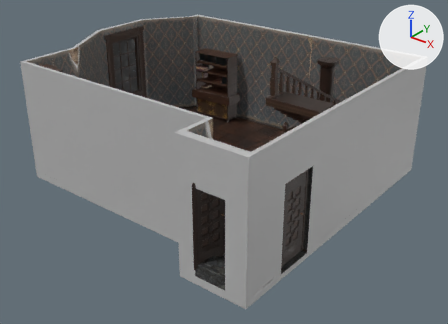
Two versions of the FBX model Assets/MayaAssets/Building/Office.fbx, one commit apart.
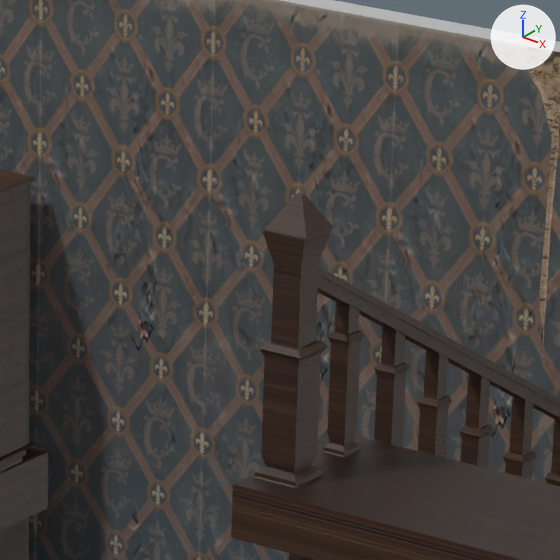
There are two pictures of each version: one whole from a 50 mm lens placed at (0.899, -0.777, 0.62), pointed at (0.184, 0.117, 0.066), one close up on the part from 52% to 70% of the width and 9% to 33% of the height. Arrows for +X, +Y and +Z are at upper right; the lights stay in place. Where no turn or scale is listed for an object, it has been applied to the vertices.

Names of what the first close-up shows: 'Office_stairs:Office:pCube19', 'Office_stairs:Office:pCube20', 'Office_stairs:Office:pCube21', 'Office_stairs:Office:pCube22', 'Office_stairs:Office:pCube23', 'Office_stairs:Office:pCube24', 'Office_stairs:Office:pCube25', 'desk_blade1', 'middle_drawer_2', 'stairs', 'walls'.
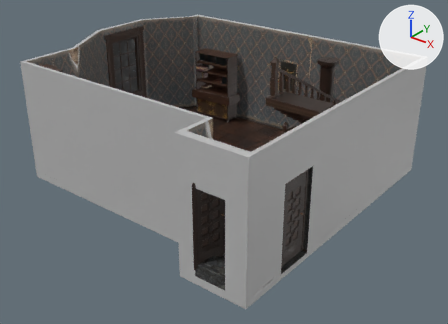
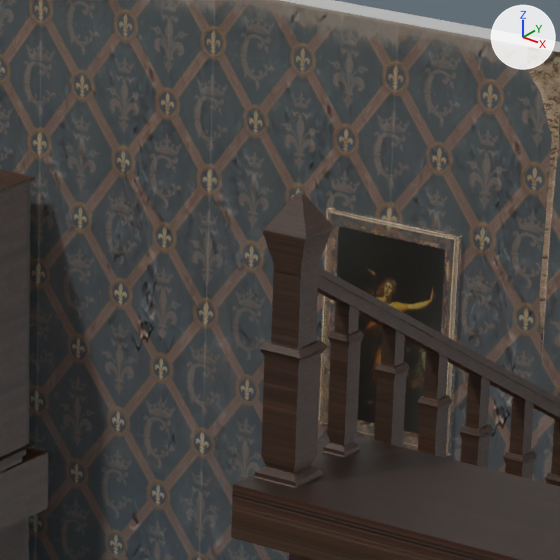
Changed parts and their boxes (x1, y1, x2, y2) in the close-ups (560 x 560 px):
'woman_with_torch', added (black): after (318, 208, 463, 456)
    faces in mat_women_with_torch_women_with_torch (picture img_woman_with_torch_png): (334, 226, 446, 434)
    faces in mat_women_with_torch_phong1: (318, 208, 463, 456)

Diff of the bpy script that builds the scene:
```diff
--- a/Assets/MayaAssets/Building/Office.fbx.py
+++ b/Assets/MayaAssets/Building/Office.fbx.py
@@ img_metal_normal_tif @@
+img_metal_normal_tif = load_image('metal_normal.tif', 'Textures/metal_normal.tif', 512, 512, 'Non-Color')
@@ img_pictures_frame_three_png @@
+img_pictures_frame_three_png = load_image('pictures_frame_three.png', 'Textures/pictures_frame_three.png', 500, 600, 'Non-Color')
@@ img_woman_with_torch_png @@
+img_woman_with_torch_png = load_image('woman_with_torch.png', 'Textures/woman_with_torch.png', 400, 550, 'sRGB')
@@ mat_women_with_torch_phong1 @@
+mat_women_with_torch_phong1 = bpy.data.materials.new('women_with_torch:phong1')
+# uses the picture img_metal_normal_tif
+# uses the picture img_pictures_frame_three_png
@@ mat_women_with_torch_women_with_torch @@
+mat_women_with_torch_women_with_torch = principled_material('women_with_torch:women_with_torch')
+mat_women_with_torch_women_with_torch.texture = img_woman_with_torch_png
@@ me_mesh_080 @@
+me_mesh_080.from_pydata(...)  # 188 vertices, 186 faces; spans x -0.0082..0.0439, y 0.0019..0.005, z -0.0184..0.0567
+# faces by material slot: [185, 1]
+me_mesh_080.materials.append(mat_women_with_torch_phong1)
+me_mesh_080.materials.append(mat_women_with_torch_women_with_torch)  # picture img_woman_with_torch_png
@@ ob_woman_with_torch @@
+ob_woman_with_torch = bpy.data.objects.new('woman_with_torch', me_mesh_080)
+ob_woman_with_torch.location = (0.1186, 0.4146, 0.1431)
```
